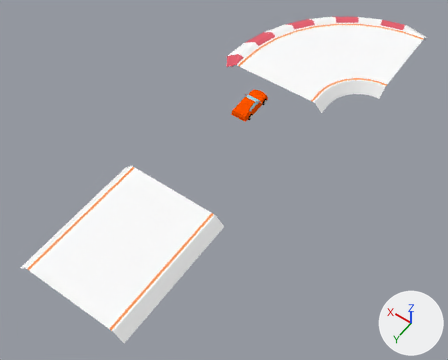
The Blender file Blender/racetrack/racetrack.blend: old version first, new version second.
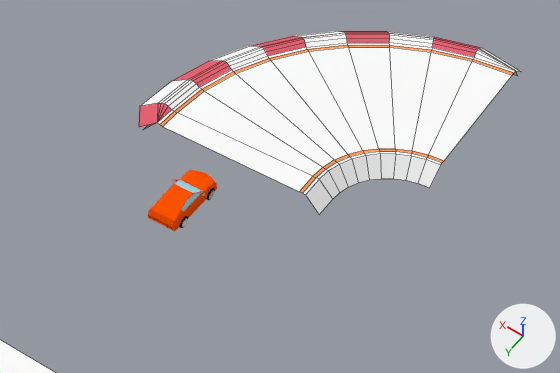
There are two pictures of each version: one whole from a 50 mm lens placed at (-48.8, 80.0, 93.0), pointed at (-3.5, 16.5, -6.8), one close up on the part from 34% to 100% of the width and 0% to 55% of the height. The lights are fixed; the arrows at lower right show +X, +Y and +Z. The close-ups show mesh edges as thin lines.

In view in the first close-up: 'Car', 'Curve', 'Straight'.
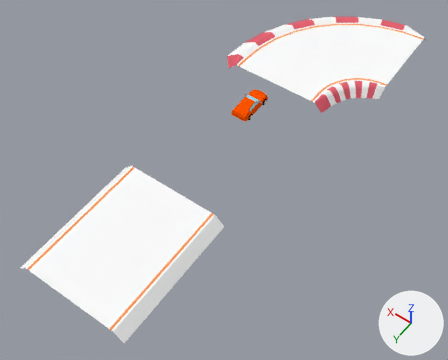
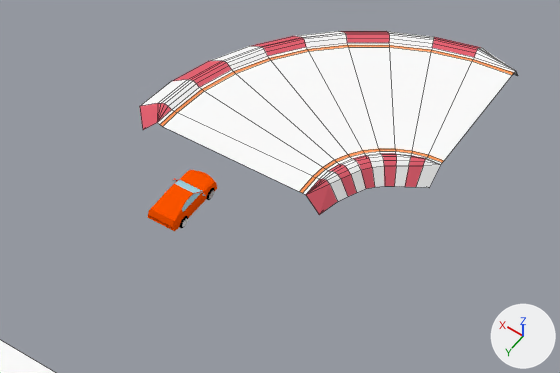
Commit message: 37, racetrack curve

Where the change shows, as pixel boxes (x1, y1, x2, y2) in the close-ups (560 x 373 px; the box of a moved part takes in the faces that stretch with it):
'Curve', reshaped: before (139, 31, 520, 215); after (140, 31, 518, 195)
'CurveSmallRim', added: after (306, 153, 441, 215)
    faces in mat_curve (red #e76574): (306, 153, 426, 215)
    faces in mat_road (white #ffffff): (320, 154, 441, 202)
part 1 of me_plane, moved or reshaped: before (480, 47, 520, 71); after (480, 47, 513, 69)
part 2 of me_plane, moved or reshaped: before (139, 103, 158, 127); after (140, 103, 158, 130)

Patch to the scene script:
```diff
--- a/Blender/racetrack/racetrack.blend.py
+++ b/Blender/racetrack/racetrack.blend.py
@@ me_plane @@
 me_plane.from_pydata(...)  # 278 vertices, 250 faces; spans x -3.48..0.0, y 0.0..3.75, z -0.2..0.04
 # used by ob_curve; location = (-20.0, -7.0, 0.0); rotation_euler = (0.0, 0.0, 3.142), in degrees (0, 0, 180); scale = (9.99, 9.99, 9.99)
 # verts and faces of me_plane; kept vertices keep their numbers, new ones are numbered from 278
 # before: 267 (0.0, 3.59, -0.19) at pixel (521, 71)
 # before: 277 (-3.26, 0.0, -0.19) at pixel (138, 127)
+# me_plane part 1
+verts[267] = (0.0, 3.5, -0.2)  # moved, pixel (517, 75)
+# me_plane part 2
+verts[277] = (-3.2, 0.0, -0.2)  # moved, pixel (142, 130)
 me_plane.materials.append(mat_road)
@@ me_plane_001 @@
+me_plane_001.from_pydata(...)  # 80 vertices, 70 faces; spans x -1.002..-0.001, y 0.001..1.302, z -0.2..0.045
+# faces by material slot: [35, 35]
+me_plane_001.materials.append(mat_road)  # white #ffffff
+me_plane_001.materials.append(mat_curve)  # red #e76574
@@ ob_curvesmallrim @@
+ob_curvesmallrim = bpy.data.objects.new('CurveSmallRim', me_plane_001)
+ob_curvesmallrim.location = (-20.0, -7.0, 0.0)
+ob_curvesmallrim.rotation_euler = (0.0, 0.0, 3.142)  # degrees (0, 0, 180)
+ob_curvesmallrim.scale = (9.99, 9.99, 9.99)
```
